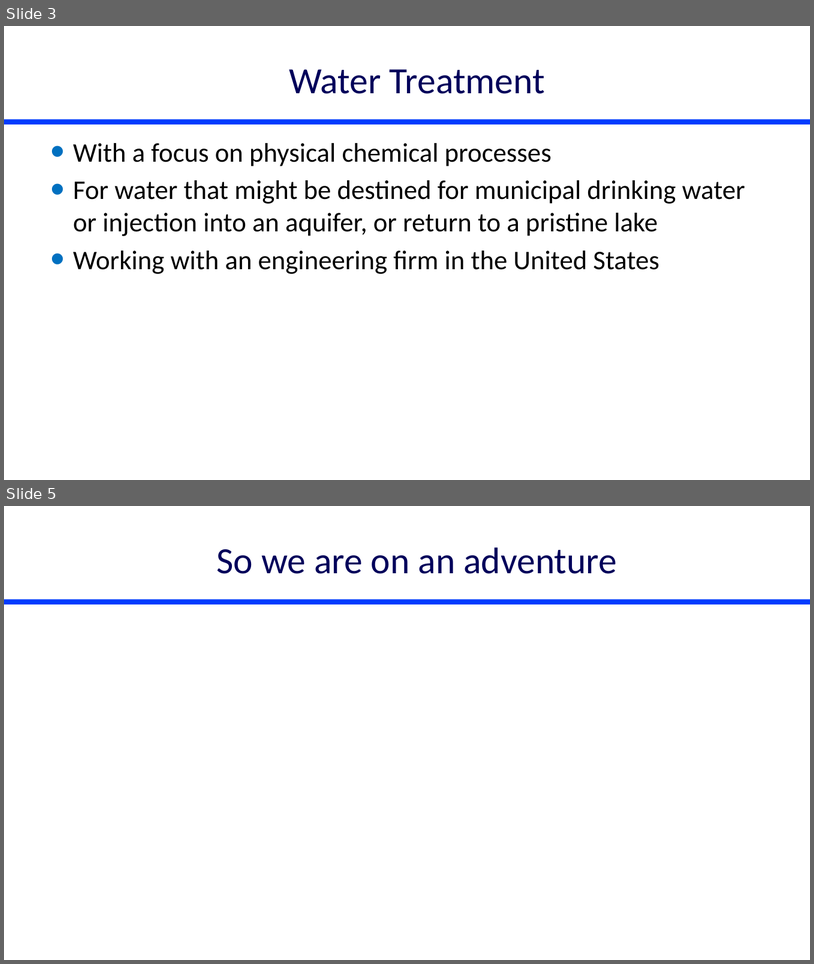
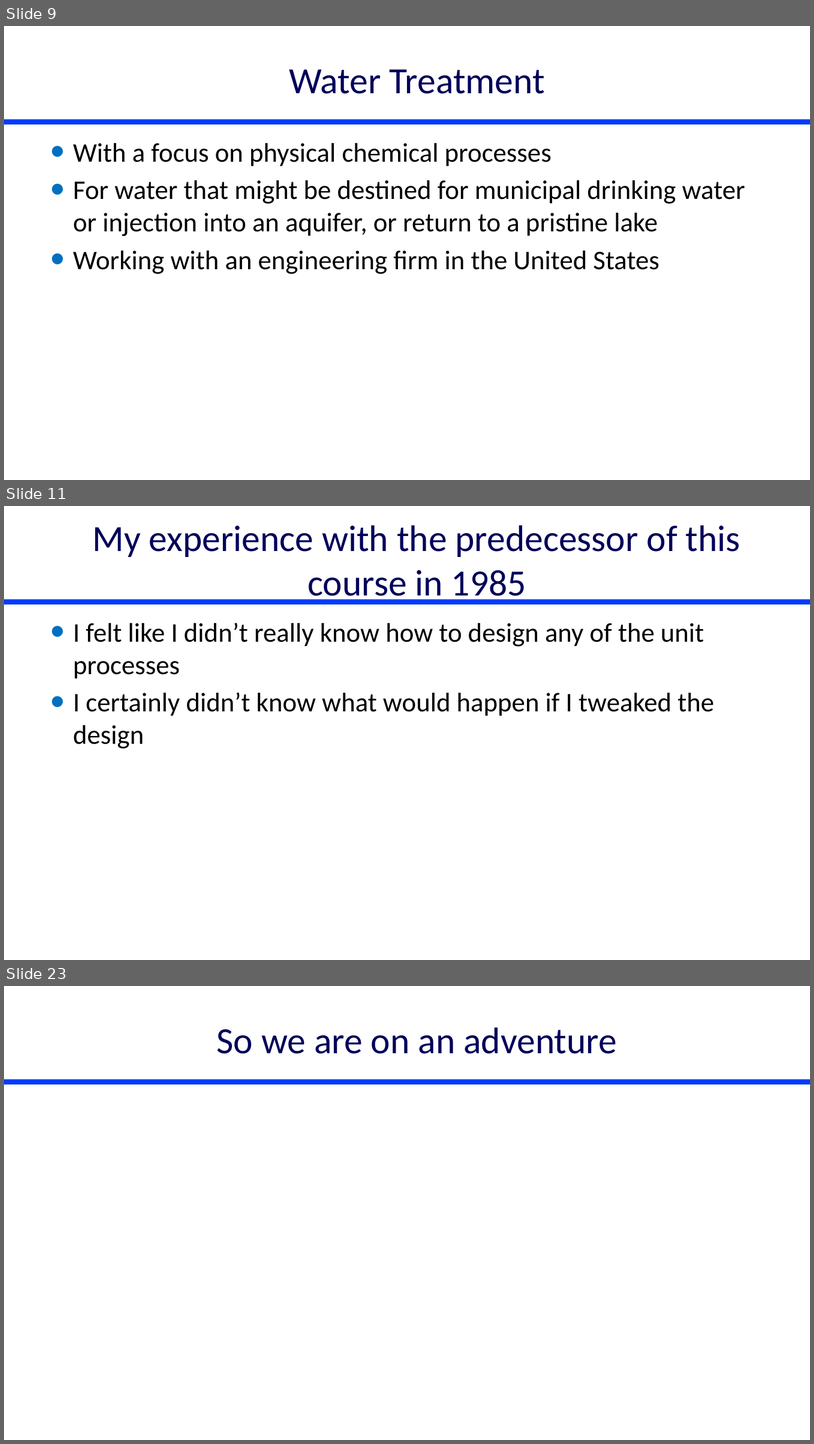
Before and after one commit to monroews/CEE4590, a slide deck: Lectures/Introduction.pptx. Shown one above the other, each under a label of ours: slides 3 and 5 before the commit, slides 9, 11 and 23 after it; the slides between them are not shown. The pictures are 814x964 and 814x1444 pixels, drawn with LibreOffice and Linux fonts; fonts in the diff are those of the drawing. Boxes give left, top, right and bottom in pixels: in the first picture for what was removed or moved away, otherwise in the second. Text is boxed around its words. In the diff, an @@ line names an element or a change of style, - is before the commit and + after.

```diff
--- a/Lectures/Introduction.pptx
+++ b/Lectures/Introduction.pptx
@@ slide 11 added at [4,506,810,960], background #FFFFFF; not listed: 1 template element that a slide beside it also shows @@
@@ title added at [92,525,741,604], 44 pt, text #00005A @@
+My experience with the predecessor of this course in 1985
@@ text added at [73,622,714,748], 32 pt, text #000000 @@
+• I felt like I didn’t really know how to design any of the unit processes
+• I certainly didn’t know what would happen if I tweaked the design
@@ what was slide 3 is now slide 9 @@
@@ what was slide 5 is now slide 23 @@
```
Also in this commit, not shown: 1 slide changed, 21 other slides added, 1 slide removed, 4 other files.
